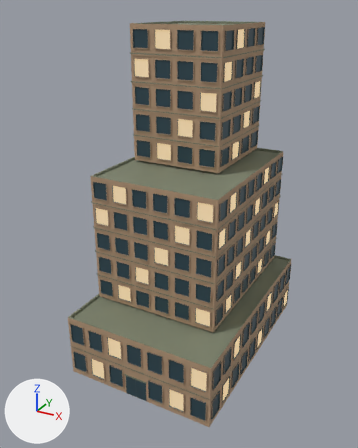
The glTF model public/assets/buildings/city-block-commercial.glb: old version first, new version second.
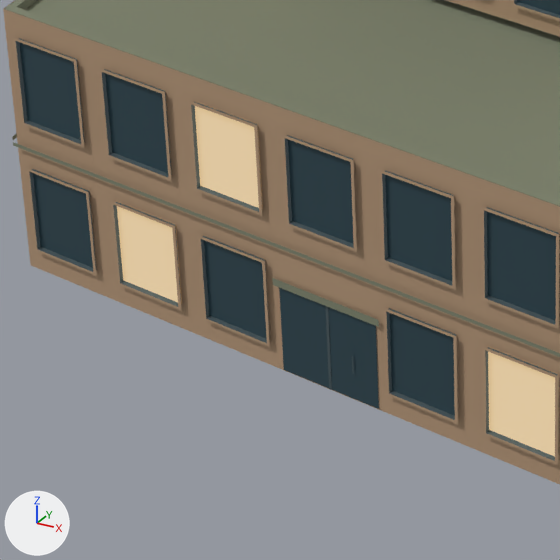
Old and new are each drawn whole from a 50 mm lens placed at (30.1, -57.7, 48.2), pointed at (-0.4, -2.3, 20.5) and again close up on the part from 19% to 52% of the width and 70% to 97% of the height. Lighting does not change. The marker at lower left points along +X, +Y and +Z. The first two pictures are the older version. Objects named as collision shapes, trigger or cutter boxes, shadow casters or lower levels of detail are left out. Vertices at exactly the same position are counted once.

Names of what the first close-up shows: 'commercial_lod0'.
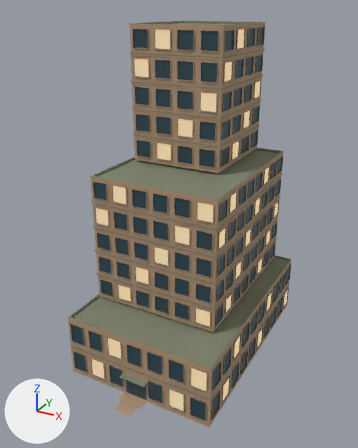
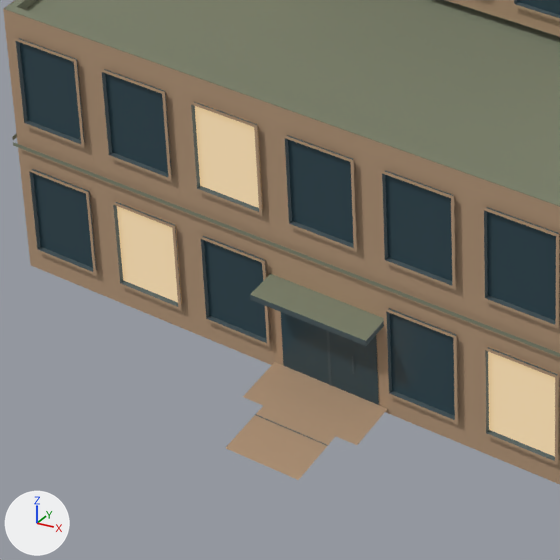
Scene script edits in JSON lines:
```json
{"block": "me_swcb_commercial0_003", "where": "# used by ob_commercial_lod0; location = (0.0, 0.0, 0.0)"}
{"op": "remove", "block": "me_swcb_commercial0_003", "code": "me_swcb_commercial0_003.from_pydata(...)  # 4860 vertices, 5426 faces; spans x -11.0..11.0, y -15.1..16.7, z 0.0..46.2"}
{"op": "add", "block": "me_swcb_commercial0_003", "code": "me_swcb_commercial0_003.from_pydata(...)  # 4878 vertices, 5444 faces; spans x -11.0..11.0, y -18.4..16.7, z 0.0..46.2"}
{"block": "me_swcb_commercial0_003", "change": "me_swcb_commercial0_003 part 1"}
{"block": "me_swcb_commercial0_003", "change": "4 vertices are removed from x -1.8..1.8, y -15.1, z 3.1..3.3"}
{"block": "me_swcb_commercial0_003", "change": "2 faces are deleted"}
{"block": "me_swcb_commercial0_003", "change": "22 vertices are added at x -1.9..1.9, y -18.4..-14.9, z 0.2..3.3"}
{"block": "me_swcb_commercial0_003", "change": "6 new faces join them, mat_swcb_commercial_wall (beige #b59779)"}
{"block": "me_swcb_commercial0_003", "change": "2 new faces join them, mat_swcb_commercial_roof (greyish green #7e846e)"}
{"block": "me_swcb_commercial0_003", "change": "12 new faces join them, mat_swcb_commercial_frame (greyish cyan #526267)"}
```

Changed parts and their boxes [x1, y1, x2, y2] in the close-ups (560 x 560 px):
```json
{"part": 1, "of": "me_swcb_commercial0_003", "change": "built on", "before": [272, 278, 379, 327], "after": [226, 274, 387, 480]}
```
